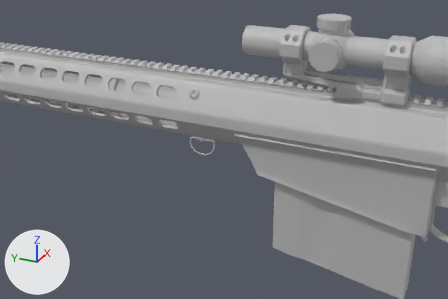
The FBX model Data/Gun/Barret/Barret.fbx as it was, and as the next commit left it.
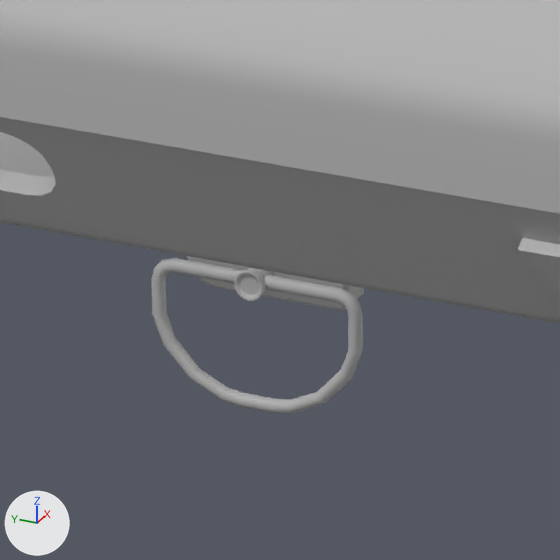
Each version is shown from a 50 mm camera at (-0.5897, -0.1565, 0.2662) aimed at (0.0014, 0.1094, -0.0293), then close up on the part from 38% to 53% of the width and 35% to 58% of the height. The axes (+X, +Y, +Z) are drawn at lower left. The lights are the same throughout. Where no turn or scale is listed for an object, it has been applied to the vertices.

Names of what the first close-up shows: 'SM_Barret07', 'SM_Barret13', 'SM_Barret14', 'SM_Barret15', 'SM_Barret31', 'SM_Barret35'.
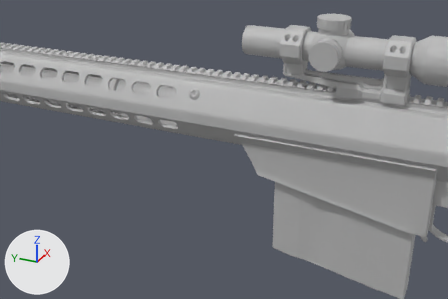
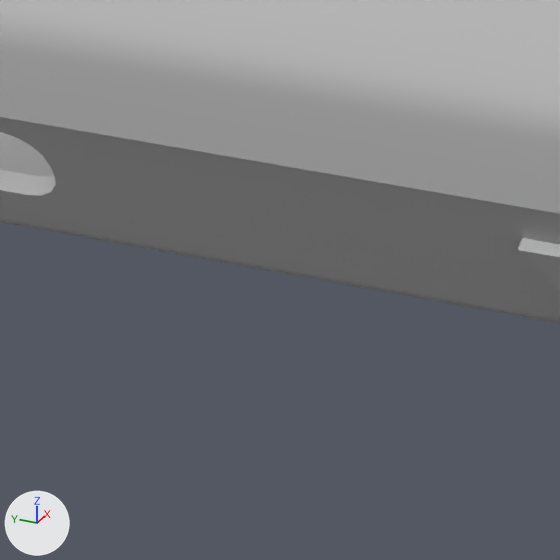
The newer file is also turned or shifted as a whole; pictures and numbers use the older file's frame.

Location of each change, (x1, y1, x2, y2) in pixels of the close-ups (560 x 560 px):
```json
{"object": "SM_Barret13", "change": "deleted", "before": [151, 258, 363, 414]}
{"object": "SM_Barret14", "change": "deleted", "before": [186, 256, 364, 311]}
{"object": "SM_Barret15", "change": "deleted", "before": [234, 268, 274, 301]}
```

Scene script edits in JSON lines:
```json
{"op": "remove", "block": "ob_sm_barret13", "code": ["ob_sm_barret13 = bpy.data.objects.new('SM_Barret13', me_メッシュ_012)", "ob_sm_barret13.location = (-0.006, 0.0506, -0.4138)"]}
{"op": "remove", "block": "ob_sm_barret15", "code": ["ob_sm_barret15 = bpy.data.objects.new('SM_Barret15', me_メッシュ_014)", "ob_sm_barret15.location = (-0.006, 0.0506, -0.4138)"]}
{"op": "remove", "block": "ob_sm_barret14", "code": ["ob_sm_barret14 = bpy.data.objects.new('SM_Barret14', me_メッシュ_013)", "ob_sm_barret14.location = (-0.006, 0.0506, -0.4138)"]}
```
